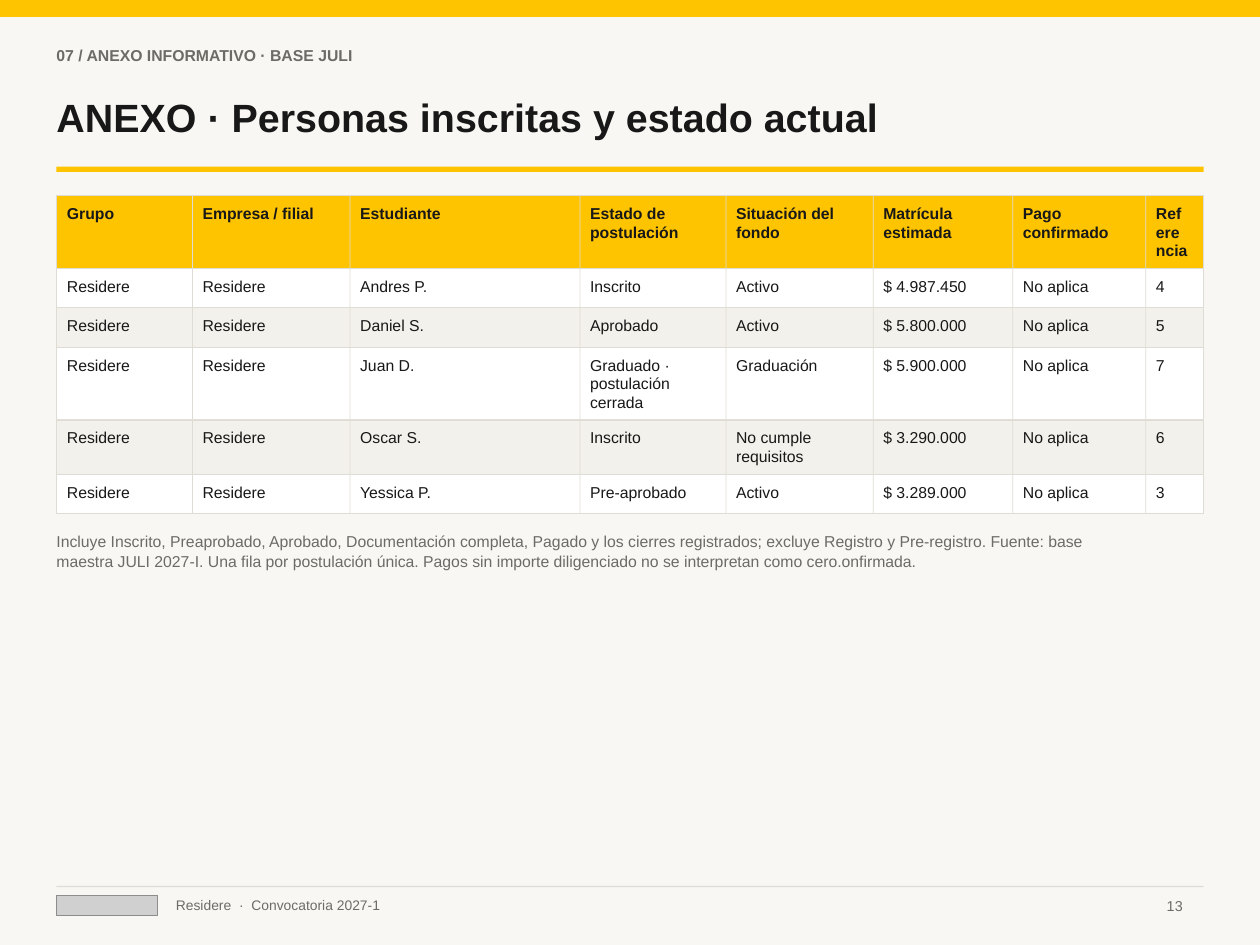
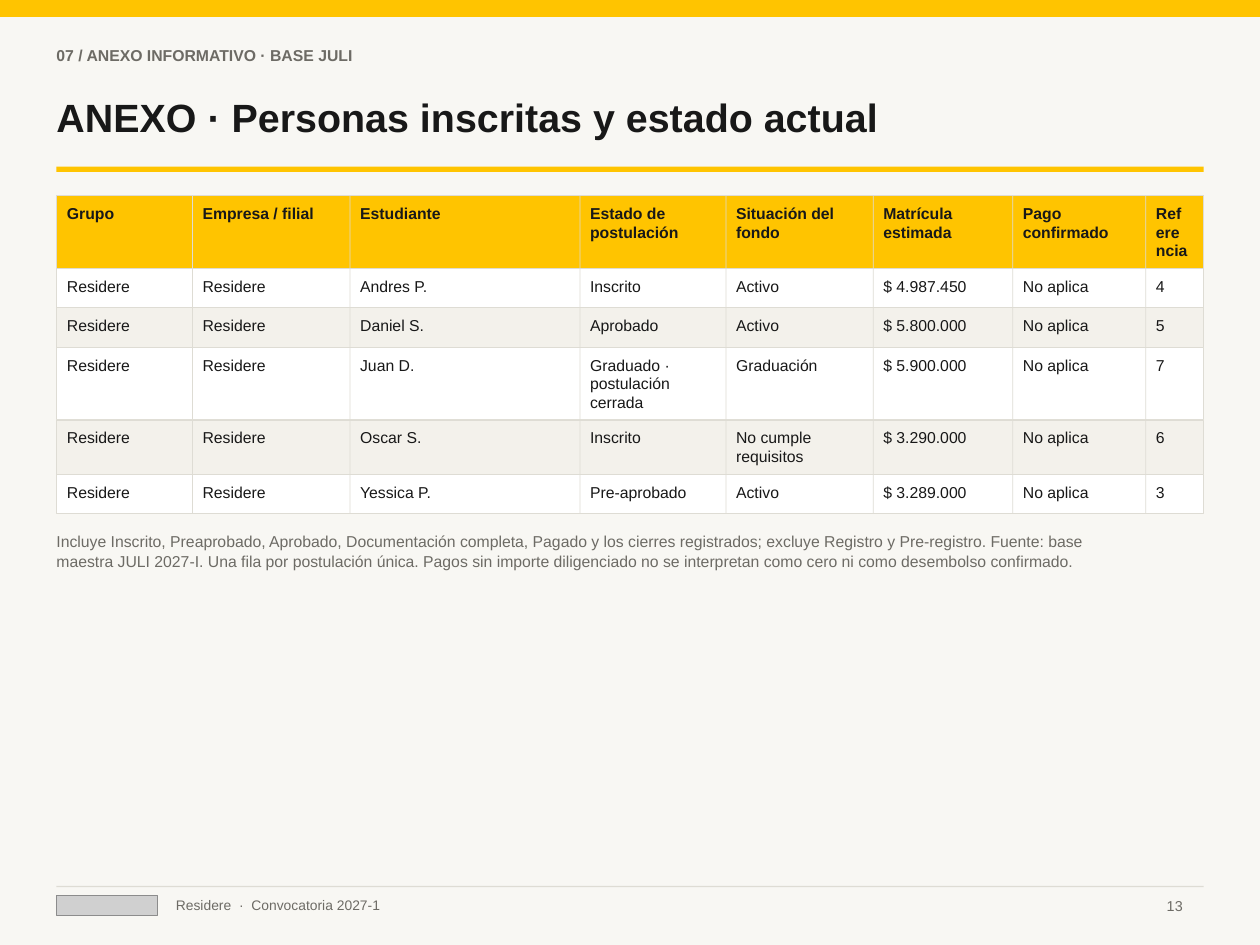
Before and after one commit to wjulifajarb/Informes, a slide deck: slide 13 of _test-v41/informe_residere_prueba.pptx. Drawn at 1260x945 pixels with LibreOffice and Linux fonts; fonts in the diff are those of the drawing; grey boxes stand for pictures. Boxes give left, top, right and bottom in pixels: in the first picture for what was removed or moved away, otherwise in the second. Text is boxed around its words. In the diff, an @@ line names an element or a change of style, - is before the commit and + after.

```diff
--- a/_test-v41/informe_residere_prueba.pptx
+++ b/_test-v41/informe_residere_prueba.pptx
@@ text at (56,555,1073,571): text changed @@
-maestra JULI 2027-I. Una fila por postulación única. Pagos sin importe diligenciado no se interpretan como cero.onfirmada.
+maestra JULI 2027-I. Una fila por postulación única. Pagos sin importe diligenciado no se interpretan como cero ni como desembolso confirmado.
```
Also in this commit, not shown: 20 other files.
